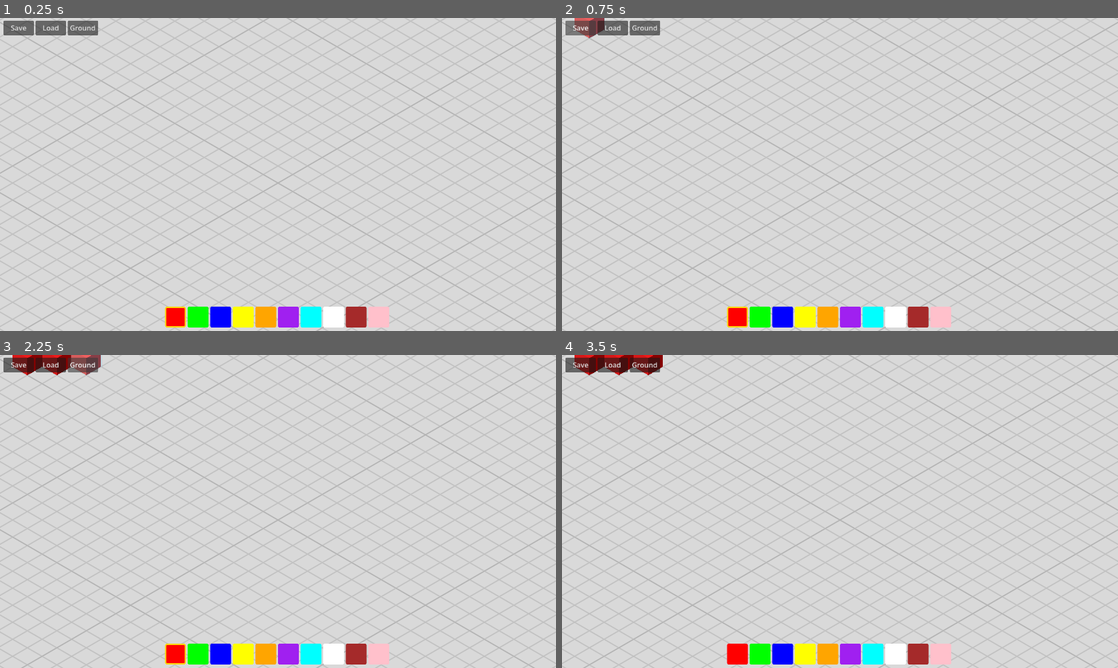
Above: before the commit, frames 1-4 (two rows, left to right).
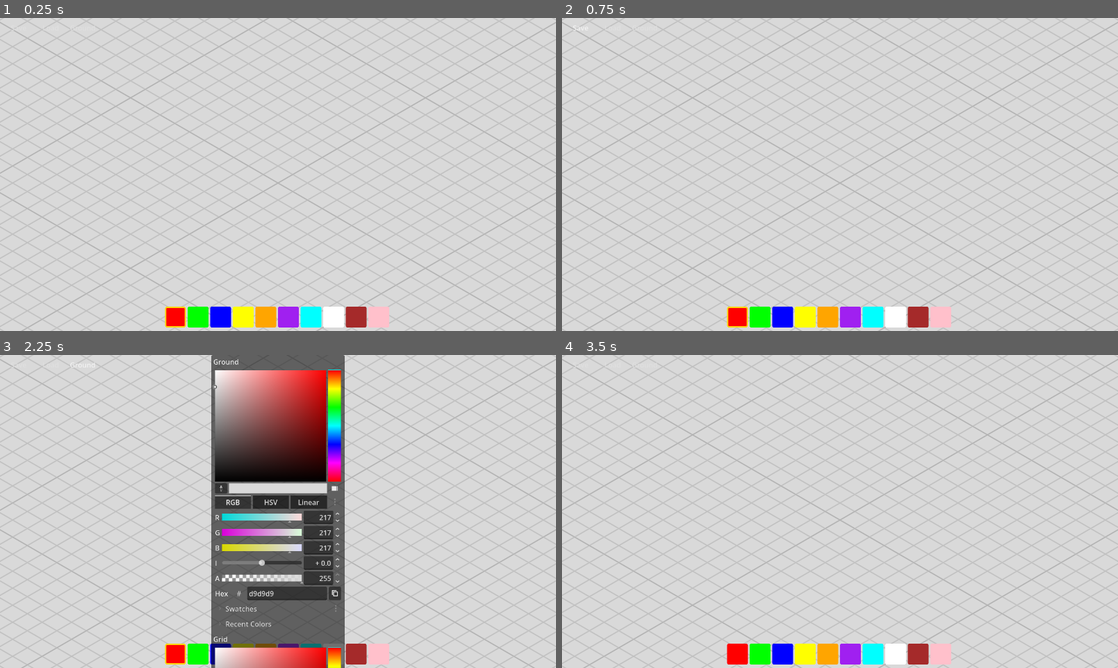
Above: after the commit, the same moments.

Repository: shbshc/building-game
Game: Godot game, scene res://scenes/main.tscn
Two runs of this game, one before a commit and one after it. Both use one fixed random seed, a clock stepped at 60 frames per second and the inputs below.
Inputs (mouse positions are in pixels of both pictures, inside the frame that each line leads up to):
- Up to frame 1 (0.25 s): no input
- Up to frame 2 (0.75 s): click "Save" at 0.5 s
- Up to frame 3 (2.25 s): click "Load" at 1.25 s; click "Ground" at 2 s
- Up to frame 4 (3.5 s): click (739, 655) at 2.75 s

The runs differ from the first frame. In frame 1, 0.7% of the frame differs, in the area x 0-18%, y 0-6%; in frame 2, 0.8%; in frame 3, 24%, in the area x 0-62%, y 0-100%; in frame 4, 1.0%.

Commit message:
fix: remove set_input_as_handled blocking UI clicks, expand UI exclusion zone to top buttons, add MSAA 2x, visible button styles

Diff:
--- a/project.godot
+++ b/project.godot
@@ -49,3 +49,6 @@
 
 renderer/rendering_method="gl_compatibility"
 renderer/rendering_method.mobile="gl_compatibility"
+
+[rendering/anti_aliasing]
+quality/msaa_3d=2
--- a/scripts/main.gd
+++ b/scripts/main.gd
@@ -17,26 +17,53 @@
 
 func _setup_ui():
     var ui_root = $UI/UIContainer
-    var save_btn := Button.new()
-    save_btn.text = "Save"
-    save_btn.position = Vector2(8, 6)
-    save_btn.size = Vector2(70, 34)
+
+    # Create buttons with visible flat style
+    var save_btn = _make_button("Save", Vector2(8, 6))
     save_btn.pressed.connect(_on_save_pressed)
     ui_root.add_child(save_btn)
 
-    var load_btn := Button.new()
-    load_btn.text = "Load"
-    load_btn.position = Vector2(82, 6)
-    load_btn.size = Vector2(70, 34)
+    var load_btn = _make_button("Load", Vector2(82, 6))
     load_btn.pressed.connect(_on_load_pressed)
     ui_root.add_child(load_btn)
 
-    var ground_btn := Button.new()
-    ground_btn.text = "Ground"
-    ground_btn.position = Vector2(156, 6)
-    ground_btn.size = Vector2(70, 34)
+    var ground_btn = _make_button("Ground", Vector2(156, 6))
     ground_btn.pressed.connect(_on_ground_color_pressed)
     ui_root.add_child(ground_btn)
+
+func _make_button(text: String, pos: Vector2) -> Button:
+    var btn := Button.new()
+    btn.text = text
+    btn.position = pos
+    btn.size = Vector2(70, 34)
+    btn.flat = true
+
+    # Create visible style
+    var normal_style := StyleBoxFlat.new()
+    normal_style.bg_color = Color(0.2, 0.2, 0.2, 0.8)
+    normal_style.corner_radius_top_left = 4
+    normal_style.corner_radius_top_right = 4
+    normal_style.corner_radius_bottom_left = 4
+    normal_style.corner_radius_bottom_right = 4
+    btn.add_theme_stylebox_override("normal", normal_style)
+
+    var hover_style := StyleBoxFlat.new()
+    hover_style.bg_color = Color(0.3, 0.3, 0.3, 0.9)
+    hover_style.corner_radius_top_left = 4
+    hover_style.corner_radius_top_right = 4
+    hover_style.corner_radius_bottom_left = 4
+    hover_style.corner_radius_bottom_right = 4
+    btn.add_theme_stylebox_override("hover", hover_style)
+
+    var pressed_style := StyleBoxFlat.new()
+    pressed_style.bg_color = Color(0.5, 0.5, 0.5, 0.9)
+    pressed_style.corner_radius_top_left = 4
+    pressed_style.corner_radius_top_right = 4
+    pressed_style.corner_radius_bottom_left = 4
+    pressed_style.corner_radius_bottom_right = 4
+    btn.add_theme_stylebox_override("pressed", pressed_style)
+
+    return btn
 
 func _create_popups():
     color_picker_popup = preload("res://scenes/ui/color_picker_popup.tscn").instantiate()
@@ -64,16 +91,16 @@
     block_manager.selected_color = color
 
 func _on_save_pressed():
-    print("SAVE")
+    print("SAVE pressed")
     DirAccess.make_dir_absolute("user://")
     var ok = save_manager.save(block_manager, inventory_bar, ground)
-    print("Save result: ", ok)
+    print("Save: ", ok)
 
 func _on_load_pressed():
-    print("LOAD")
+    print("LOAD pressed")
     var ok = save_manager.load(block_manager, inventory_bar, ground)
-    print("Load result: ", ok, " blocks: ", block_manager.blocks.size())
+    print("Load: ", ok)
 
 func _on_ground_color_pressed():
-    print("GROUND popup")
+    print("GROUND pressed")
     ground_color_popup.open_with_colors(ground, ground.ground_color, ground.grid_color)
--- a/scripts/raycast_handler.gd
+++ b/scripts/raycast_handler.gd
@@ -30,7 +30,6 @@
                 mouse_pressed = true
                 mouse_moved = false
                 mouse_start_pos = event.position
-                get_viewport().set_input_as_handled()
             else:
                 mouse_pressed = false
                 if not mouse_moved:
@@ -44,7 +43,6 @@
                 middle_pressed = true
                 middle_moved = false
                 middle_start_pos = event.position
-                get_viewport().set_input_as_handled()
             else:
                 middle_pressed = false
                 if not middle_moved:
@@ -116,4 +114,4 @@
 func _is_mouse_over_ui() -> bool:
     var mouse_y = get_viewport().get_mouse_position().y
     var viewport_height = get_viewport().get_visible_rect().size.y
-    return mouse_y > viewport_height - 60
+    return mouse_y > viewport_height - 60 or mouse_y < 40
